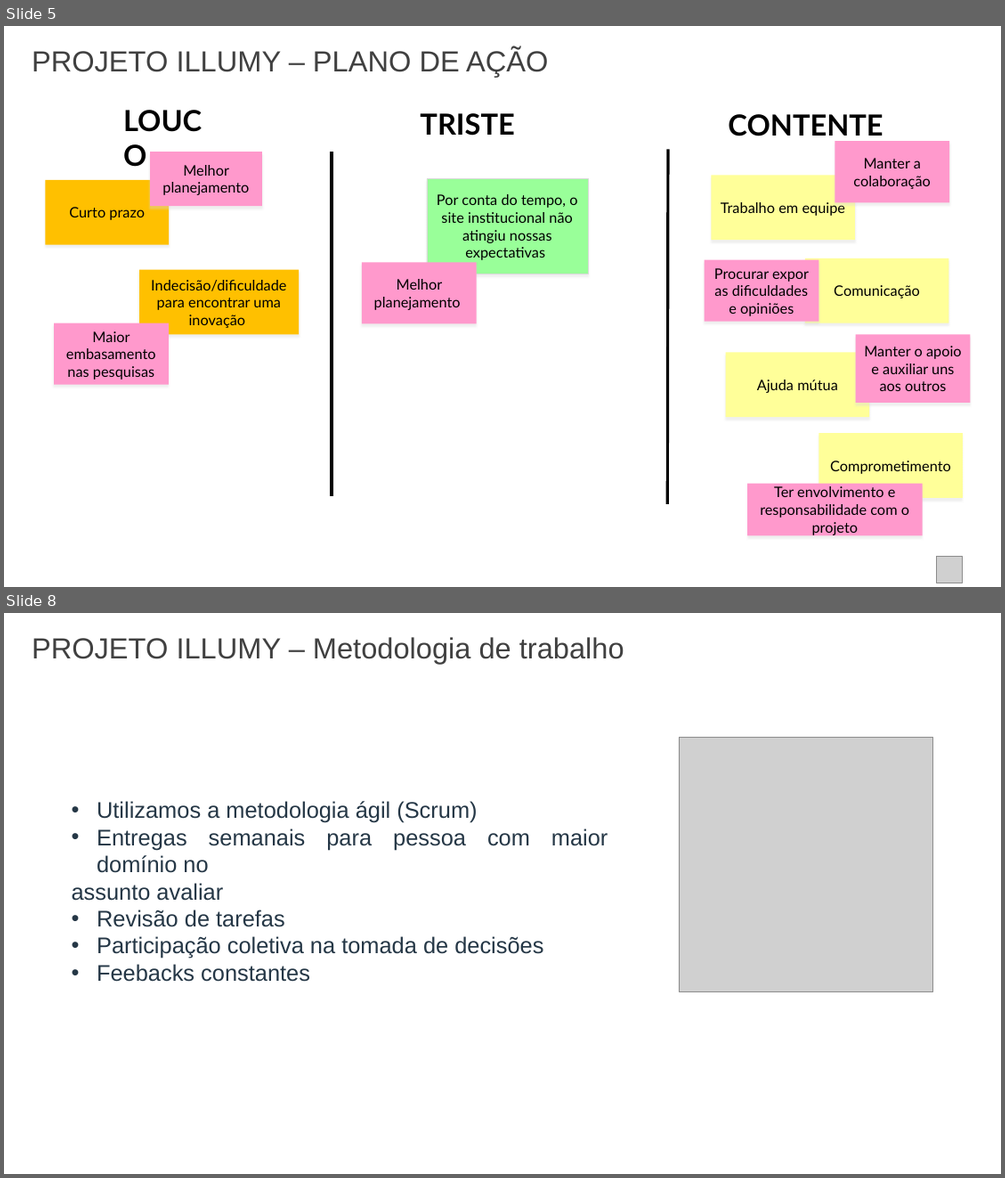
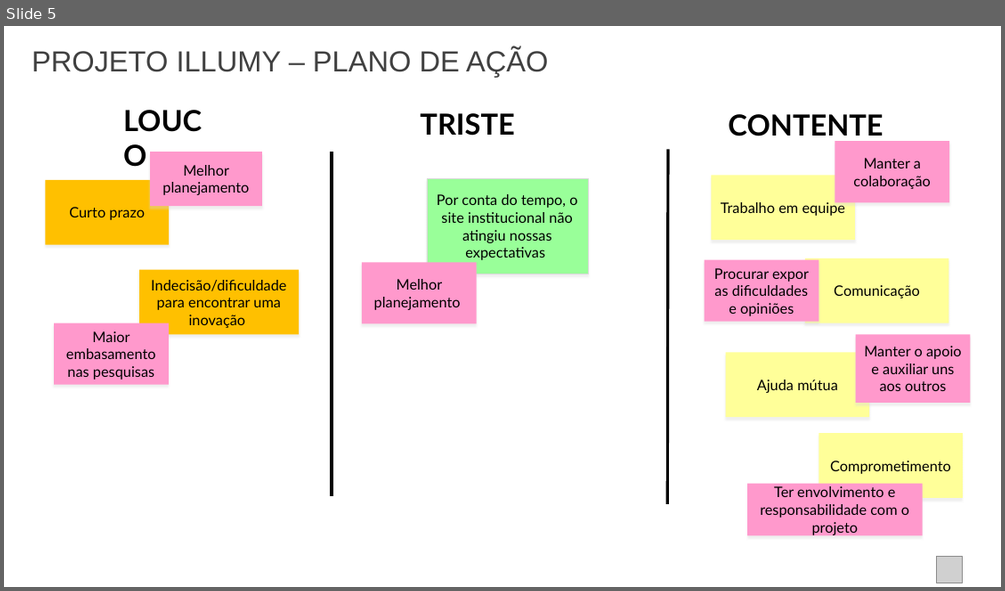
Before and after one commit to guimingardi/C-ynvest, a slide deck: Documentação/Sprint-2/Pesquisa e Inovacao- lições aprendidas.pptx. Shown one above the other, each under a label of ours: slides 5 and 8 before the commit, slide 5 after it; the slides between them are not shown. The pictures are 1005x1178 and 1005x591 pixels, drawn with LibreOffice and Linux fonts; fonts in the diff are those of the drawing; grey boxes stand for pictures. Boxes give left, top, right and bottom in pixels: in the first picture for what was removed or moved away, otherwise in the second. Text is boxed around its words. In the diff, an @@ line names an element or a change of style, - is before the commit and + after.

```diff
--- a/Documentação/Sprint-2/Pesquisa e Inovacao- lições aprendidas.pptx
+++ b/Documentação/Sprint-2/Pesquisa e Inovacao- lições aprendidas.pptx
@@ slide 8 removed at bbox=[4, 613, 1001, 1174], background #FFFFFF @@
@@ text removed at bbox=[32, 637, 624, 664] @@
-PROJETO ILLUMY – Metodologia de trabalho
@@ picture removed at bbox=[679, 737, 933, 991] @@
@@ text removed at bbox=[72, 801, 608, 958] @@
-• Utilizamos a metodologia ágil (Scrum)
-• Entregas semanais para pessoa com maior domínio no
-assunto avaliar
-• Revisão de tarefas
-• Participação coletiva na tomada de decisões
-• Feebacks constantes
```
Also in this commit, not shown: 1 slide changed, 3 other slides removed.
